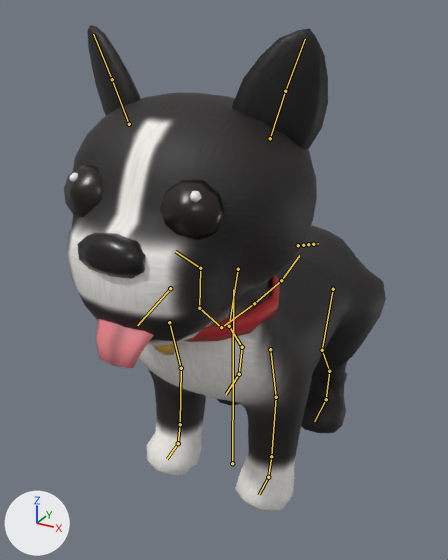
What one commit did to the glTF model art-source/blender/dogs/frenchton/motion/exports/dog_frenchton_anim.gltf.
Rendered twice from a 50 mm lens placed at (0.688, -1.304, 1.242), pointed at (-0.037, 0.014, 0.583). The axes (+X, +Y, +Z) are drawn at lower left. The lights are the same throughout. The first picture is the older version. The bones that bend it are drawn over the model as lines.

In view in the first picture: 'dog_frenchton_body', 'dog_frenchton_collar', 'dog_frenchton_ear_L', 'dog_frenchton_ear_R', 'dog_frenchton_eye_L', 'dog_frenchton_eye_R', 'dog_frenchton_nose', 'dog_frenchton_tongue'.
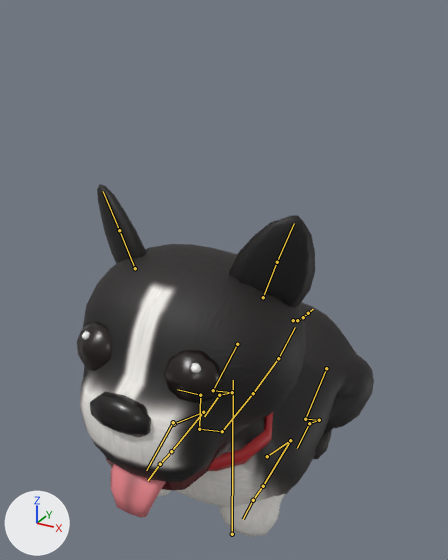
The newer file adds an action. The first version stands in its rest pose; the second is drawn at frame 40 of the action 'LieDown'.

Boxes (x1, y1, x2, y2) around the edits, measured in the pictures (448 x 560 px):
'dog_frenchton_body', posed (8% narrower, 30% shorter): before (67, 93, 386, 512); after (80, 244, 374, 537)
'dog_frenchton_ear_L', posed (10% narrower, 24% shorter): before (232, 28, 328, 149); after (229, 215, 315, 307)
'dog_frenchton_eye_L', posed (9% narrower, 11% shorter): before (160, 180, 224, 240); after (164, 350, 222, 403)
'dog_frenchton_ear_R', posed (9% narrower, 12% shorter): before (87, 25, 141, 116); after (97, 184, 146, 264)
'dog_frenchton_nose', posed (10% narrower): before (77, 233, 145, 279); after (90, 392, 151, 438)
'dog_frenchton_tongue', posed: before (96, 319, 153, 368); after (110, 464, 166, 518)
'dog_frenchton_collar', posed: before (153, 275, 280, 355); after (208, 412, 273, 471)
'dog_frenchton_eye_R', posed (10% narrower): before (64, 164, 103, 217); after (77, 321, 112, 371)
bone 'root', root to tip: before (232, 463) to (233, 289); after (232, 534) to (233, 380)
bone 'hips', root to tip: before (281, 280) to (299, 255); after (278, 358) to (295, 327)
bone 'back_hip_L', root to tip: before (333, 289) to (322, 350); after (326, 368) to (305, 419)
bone 'back_stifle_L', root to tip: before (322, 350) to (329, 371); after (305, 419) to (319, 420)
bone 'back_hock_L', root to tip: before (329, 371) to (326, 399); after (319, 420) to (309, 423)
bone 'back_foot_L', root to tip: before (326, 399) to (314, 421); after (309, 423) to (297, 448)
bone 'back_hip_R', root to tip: before (238, 269) to (229, 326); after (237, 344) to (213, 390)
bone 'back_stifle_R', root to tip: before (229, 326) to (242, 347); after (213, 390) to (232, 392)
bone 'back_hock_R', root to tip: before (242, 347) to (239, 374); after (232, 392) to (219, 395)
bone 'back_foot_R', root to tip: before (239, 374) to (226, 394); after (219, 395) to (204, 416)
bone 'front_shoulder_L', root to tip: before (270, 349) to (276, 397); after (267, 456) to (290, 440)
bone 'front_elbow_L', root to tip: before (276, 397) to (271, 456); after (290, 440) to (263, 486)
bone 'front_wrist_L', root to tip: before (271, 456) to (268, 477); after (263, 486) to (253, 500)
bone 'front_paw_L', root to tip: before (268, 477) to (259, 494); after (253, 500) to (243, 519)
bone 'front_shoulder_R', root to tip: before (169, 322) to (181, 368); after (174, 424) to (203, 412)
bone 'front_elbow_R', root to tip: before (181, 368) to (180, 424); after (203, 412) to (171, 451)
bone 'front_wrist_R', root to tip: before (180, 424) to (178, 443); after (171, 451) to (160, 464)
bone 'front_paw_R', root to tip: before (178, 443) to (167, 459); after (160, 464) to (148, 480)
bone 'neck', root to tip: before (199, 308) to (200, 268); after (199, 429) to (200, 395)
bone 'jaw', root to tip: before (170, 288) to (137, 325); after (173, 422) to (146, 470)
bone 'tail_1', root to tip: before (298, 245) to (303, 245); after (293, 320) to (297, 320)
bone 'tail_2', root to tip: before (303, 245) to (308, 244); after (297, 320) to (303, 317)
bone 'tail_3', root to tip: before (308, 244) to (313, 244); after (303, 317) to (308, 313)

The change in detail:
Bone 'root' (bone_root) moves from (0.0, 0.0, 0.0) to (0.0, -0.278, 0.0).
Bone 'hips' (bone_hips) turns from (0, 0, 0) to (8, 0, 0) degrees about its own x, y and z.
Bone 'back_hip_L' (bone_back_hip_l) turns from (0, 0, 0) to (-52, 0, 0) degrees about its own x, y and z.
Bone 'back_stifle_L' (bone_back_stifle_l) turns from (0, 0, 0) to (64, 0, 0) degrees about its own x, y and z.
Bone 'back_hock_L' (bone_back_hock_l) turns from (0, 0, 0) to (-126, 0, 0) degrees about its own x, y and z.
Bone 'back_foot_L' (bone_back_foot_l) turns from (0, 0, 0) to (106, 0, 0) degrees about its own x, y and z.
Bone 'back_hip_R' (bone_back_hip_r) turns from (0, 0, 0) to (-52, 0, 0) degrees about its own x, y and z.
Bone 'back_stifle_R' (bone_back_stifle_r) turns from (0, 0, 0) to (64, 0, 0) degrees about its own x, y and z.
Bone 'back_hock_R' (bone_back_hock_r) turns from (0, 0, 0) to (-126, 0, 0) degrees about its own x, y and z.
Bone 'back_foot_R' (bone_back_foot_r) turns from (0, 0, 0) to (106, 0, 0) degrees about its own x, y and z.
Bone 'front_shoulder_L' (bone_front_shoulder_l) turns from (0, 0, 0) to (46, 0, 0) degrees about its own x, y and z.
Bone 'front_elbow_L' (bone_front_elbow_l) turns from (0, 0, 0) to (-132, 0, 0) degrees about its own x, y and z.
Bone 'front_wrist_L' (bone_front_wrist_l) turns from (0, 0, 0) to (2, 0, 0) degrees about its own x, y and z.
Bone 'front_paw_L' (bone_front_paw_l) turns from (0, 0, 0) to (76, 0, 0) degrees about its own x, y and z.
Bone 'front_shoulder_R' (bone_front_shoulder_r) turns from (0, 0, 0) to (46, 0, 0) degrees about its own x, y and z.
Bone 'front_elbow_R' (bone_front_elbow_r) turns from (0, 0, 0) to (-132, 0, 0) degrees about its own x, y and z.
Bone 'front_wrist_R' (bone_front_wrist_r) turns from (0, 0, 0) to (2, 0, 0) degrees about its own x, y and z.
Bone 'front_paw_R' (bone_front_paw_r) turns from (0, 0, 0) to (76, 0, 0) degrees about its own x, y and z.
Bone 'neck' (bone_neck) turns from (0, 0, 0) to (-8, 0, 0) degrees about its own x, y and z.
Bone 'jaw' (bone_jaw) turns from (0, 0, 0) to (12, 0, 0) degrees about its own x, y and z.
Bone 'tail_1' (bone_tail_1) turns from (0, 0, 0) to (-16, 0, 0) degrees about its own x, y and z.
Bone 'tail_2' (bone_tail_2) turns from (0, 0, 0) to (12, 0, 0) degrees about its own x, y and z.
Bone 'tail_3' (bone_tail_3) turns from (0, 0, 0) to (8, 0, 0) degrees about its own x, y and z.
